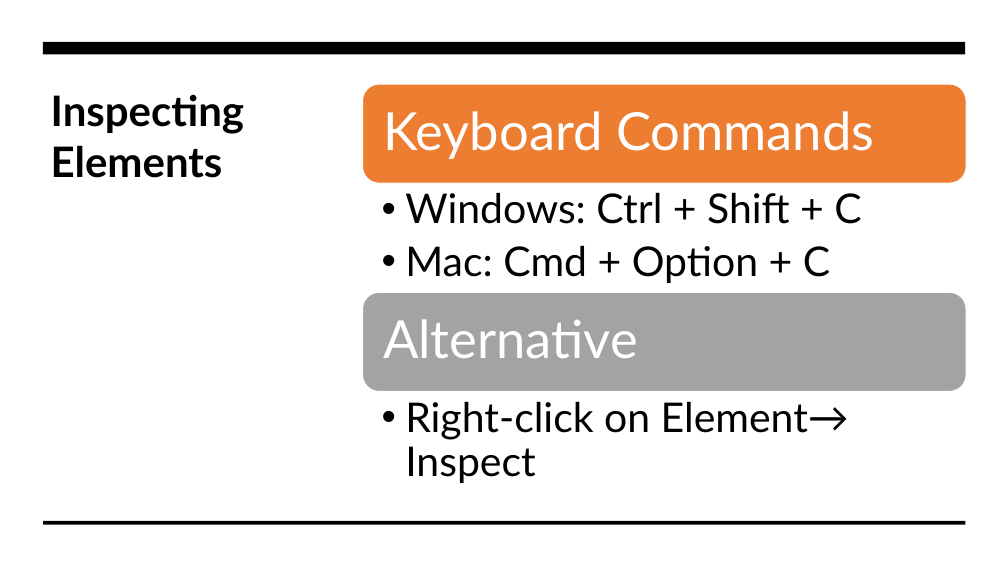
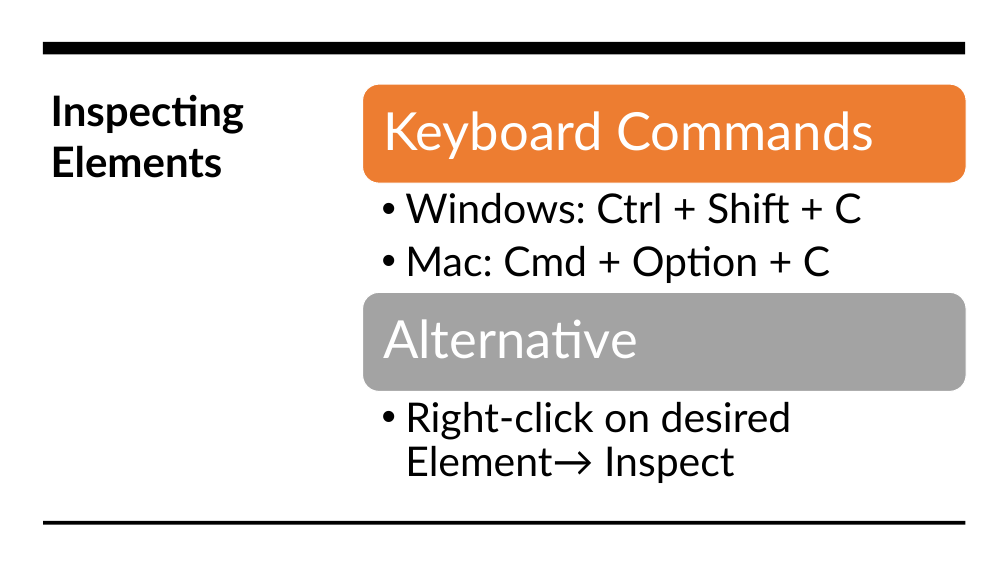
Before and after one commit to JakobieBrown/ChromeDevToolsWorkshop, a slide deck: slide 5 of ChromeDevToolsPresentation.pptx (slide 4 before the commit). Drawn at 1008x567 pixels with LibreOffice and Linux fonts; fonts in the diff are those of the drawing. Boxes give left, top, right and bottom in pixels: in the first picture for what was removed or moved away, otherwise in the second. Text is boxed around its words. In the diff, an @@ line names an element or a change of style, - is before the commit and + after.

```diff
--- a/ChromeDevToolsPresentation.pptx
+++ b/ChromeDevToolsPresentation.pptx
@@ text at <box>405,401,792,483</box>: text changed @@
-  • Right-click on Element→ Inspect
+  • Right-click on desired Element→ Inspect
```
Also in this commit, not shown: 5 other slides changed, 9 slides added, 2 slides removed, 3 other files.
